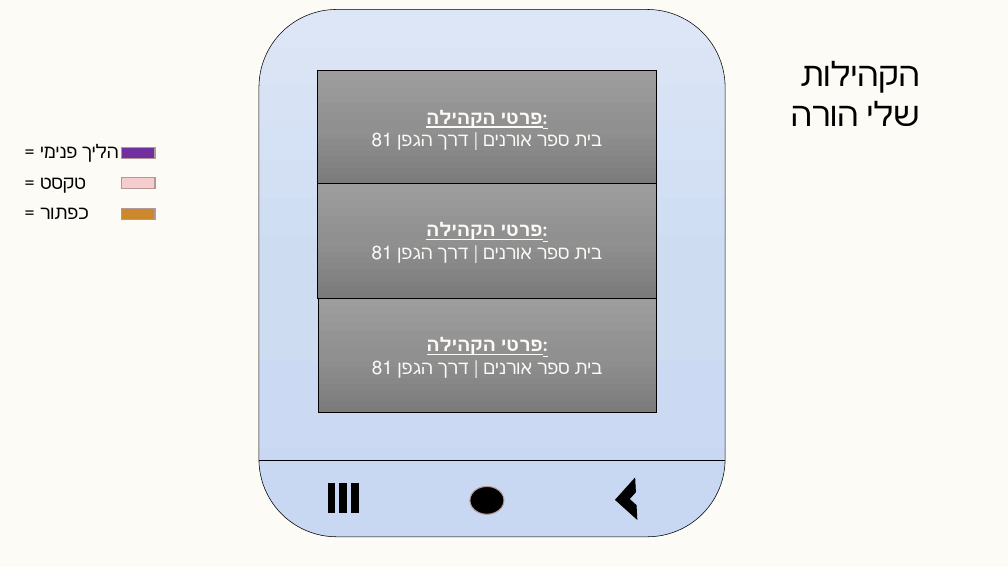
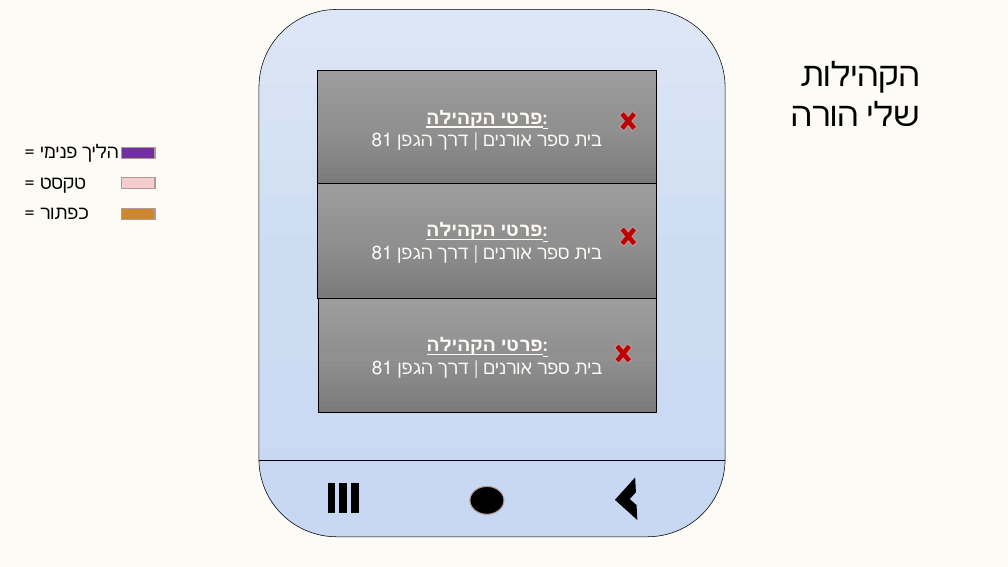
Before and after one commit to Baraglaaim/Baraglaaim-intro, a slide deck: slide 26 of Presantation.pptx (slide 21 before the commit). Drawn at 1008x567 pixels with LibreOffice and Linux fonts; fonts in the diff are those of the drawing. Boxes give left, top, right and bottom in pixels: in the first picture for what was removed or moved away, otherwise in the second. Text is boxed around its words. In the diff, an @@ line names an element or a change of style, - is before the commit and + after.

```diff
--- a/Presantation.pptx
+++ b/Presantation.pptx
@@ cross added at (616, 106, 640, 136), fill #C00000, outline #B59898 1 pt @@
@@ cross added at (616, 222, 641, 252), fill #C00000, outline #B59898 1 pt @@
@@ cross added at (611, 339, 636, 369), fill #C00000, outline #B59898 1 pt @@
```
Also in this commit, not shown: 11 other slides changed, 15 slides added.
